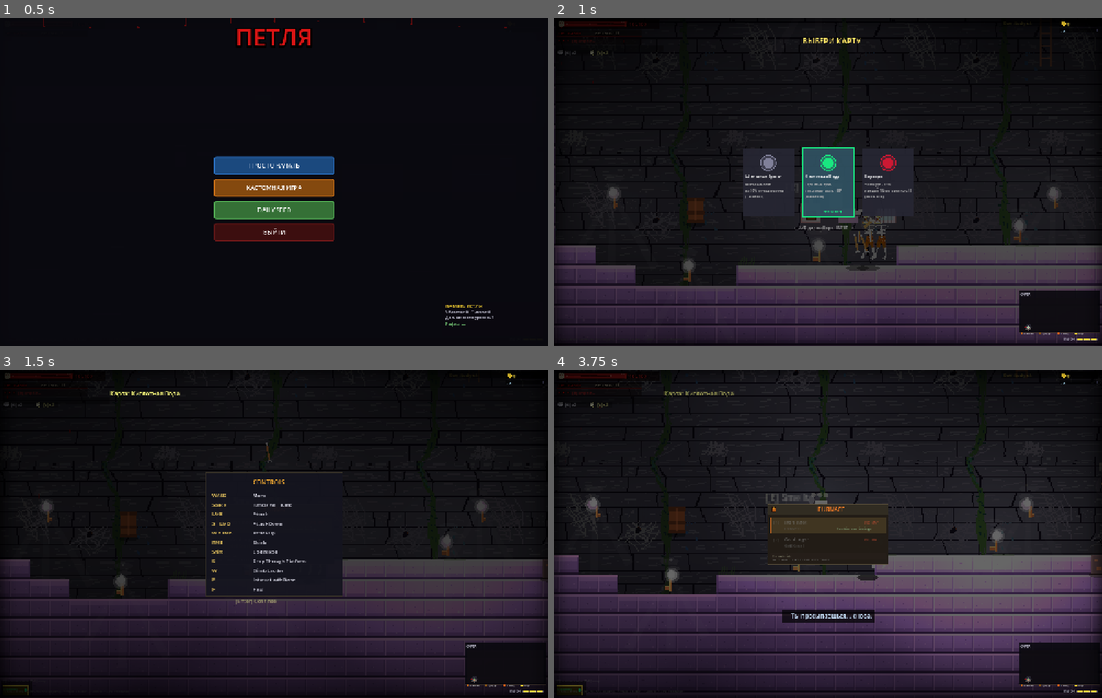
Above: before the commit, frames 1-4 (two rows, left to right).
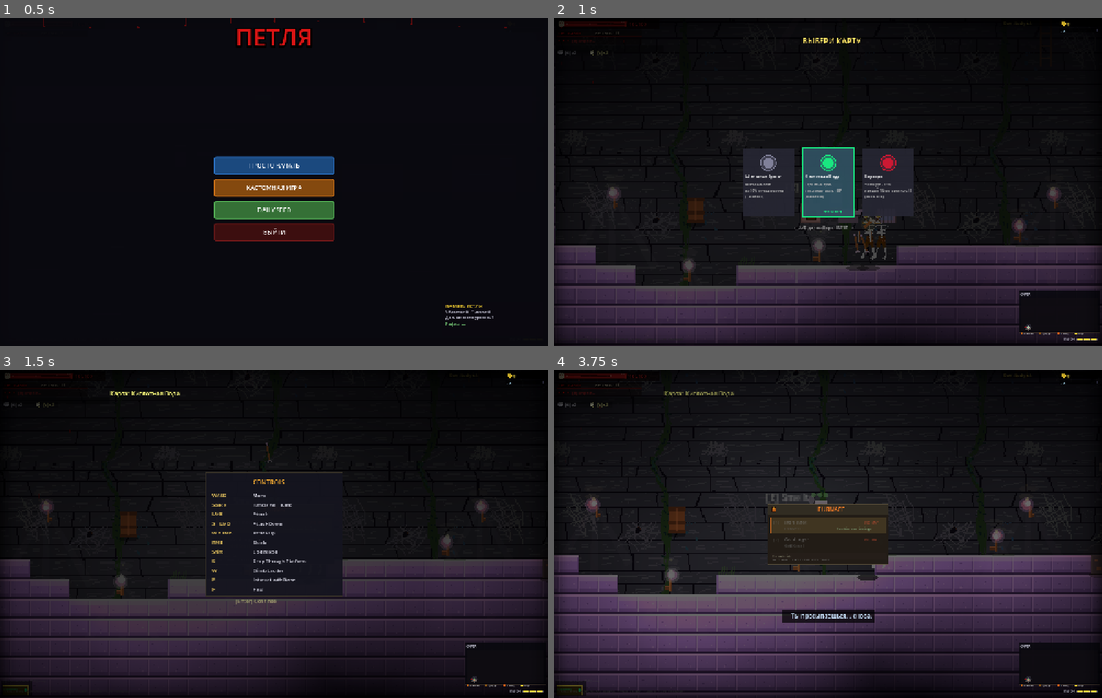
Above: after the commit, the same moments.

Repository: volcraft44/petlya-game
Game: Godot game, scene res://scenes/main.tscn
Two runs of this game, one before a commit and one after it. Both use one fixed random seed, a clock stepped at 60 frames per second and the inputs below.
Inputs (mouse positions are in pixels of both pictures, inside the frame that each line leads up to):
- Up to frame 1 (0.5 s): no input
- Up to frame 2 (1 s): click "ПРОСТО НАЧАТЬ" at 0.5 s
- Up to frame 3 (1.5 s): tap Enter (ui_accept) at 1.25 s; move the mouse to (394, 517) at 1.27 s; hold D (move_right) from 1.28 s (still down); tap E (interact) at 1.35 s; click (394, 517) at 1.42 s
- Up to frame 4 (3.75 s): tap Space (jump) at 1.52, 1.82 s; release D (move_right) at 2 s; drag from (718, 550) to (866, 563) at 2.02 s; move the mouse to (882, 461) at 2.77 s; hold A (move_left) 2.78-3.5 s; tap 1 at 2.85 s; drag from (800, 599) to (828, 524) at 3.52 s

Frame 1 is identical in both runs. In frame 2, 8.1% of the frame differs, in the area x 24-99%, y 55-100%; in frame 3, 1.4%; in frame 4, 19%, in the area x 2-100%, y 37-100%.

Commit message:
Major performance pass: slash 2D light overdraw + throttle redraws
The biggest FPS killer was 2D light fill-rate (each PointLight2D re-renders
every pixel in its radius with additive blend):
- Player: 4 lights -> 1 (mobile) / 2 (PC). Removed the huge outer bloom
  (texture_scale 4.5) and aura entirely.
- Torches: 2 lights -> 1 each. Removed the big bloom (scale 4.2); main light
  smaller on mobile. Flicker (which dirties the light) now updates at ~20Hz
  instead of every frame.
- Player sprite redraw throttled to 30Hz (heavy ~150-call _draw); movement
  stays smooth via transform; key events still redraw immediately.

Combined with the earlier removal of the per-frame fullscreen horror overlay
and _find_room caching, this targets smooth play on phones and old laptops.

Co-Authored-By: Claude Opus 4.8 <noreply@anthropic.com>

Diff:
--- a/scripts/main.gd
+++ b/scripts/main.gd
@@ -380,49 +380,33 @@
 	remote.remote_path = camera.get_path()
 	player.add_child(remote)
 
-	# === Светильник игрока: 4-слойный bloom-сэндвич ===
-	# 1) Outer bloom — огромное мягкое свечение далеко вокруг
-	var bloom_outer = PointLight2D.new()
-	bloom_outer.color = Color(0.75, 0.50, 0.85)
-	bloom_outer.energy = 0.55
-	bloom_outer.texture = _create_light_texture()
-	bloom_outer.texture_scale = 4.5
-	bloom_outer.position = Vector2(0, -10)
-	bloom_outer.shadow_enabled = false
-	bloom_outer.blend_mode = Light2D.BLEND_MODE_ADD
-	player.add_child(bloom_outer)
-
-	# 2) Inner bloom — пинково-кремовый halo
-	var bloom_inner = PointLight2D.new()
-	bloom_inner.color = Color(1.0, 0.78, 0.85)
-	bloom_inner.energy = 0.85
-	bloom_inner.texture = _create_light_texture()
-	bloom_inner.texture_scale = 2.6
-	bloom_inner.position = Vector2(0, -10)
-	bloom_inner.shadow_enabled = false
-	bloom_inner.blend_mode = Light2D.BLEND_MODE_ADD
-	player.add_child(bloom_inner)
-
-	# 3) Рабочий свет — освещает мир в ближнем радиусе
+	# === Светильник игрока (оптимизировано) ===
+	# Огромный outer-bloom (scale 4.5) и аура убраны — в 2D каждый свет
+	# перерисовывает все пиксели в радиусе, а гигантский свет = просадки на
+	# слабых GPU/телефонах. Оставляем рабочий свет; halo — только на ПК.
+	var low_end := OS.has_feature("mobile")
+
 	var player_light = PointLight2D.new()
-	player_light.color = Color(1.0, 0.92, 0.95)
-	player_light.energy = 1.10
+	player_light.color = Color(1.0, 0.90, 0.92)
+	player_light.energy = 1.15
 	player_light.texture = _create_light_texture()
-	player_light.texture_scale = 1.5
+	player_light.texture_scale = 2.0
 	player_light.position = Vector2(0, -10)
 	player_light.shadow_enabled = false
 	player_light.blend_mode = Light2D.BLEND_MODE_ADD
 	player.add_child(player_light)
 
-	# 4) Ядро-аура (фиолетовая, обрисовывает силуэт)
-	var aura = PointLight2D.new()
-	aura.color = Color(0.65, 0.55, 0.95)
-	aura.energy = 0.60
-	aura.texture = _create_light_texture()
-	aura.texture_scale = 0.55
-	aura.position = Vector2(0, -10)
-	aura.shadow_enabled = false
-	player.add_child(aura)
+	if not low_end:
+		# Мягкое halo только на ПК — один доп. свет среднего радиуса
+		var bloom_inner = PointLight2D.new()
+		bloom_inner.color = Color(0.95, 0.72, 0.85)
+		bloom_inner.energy = 0.70
+		bloom_inner.texture = _create_light_texture()
+		bloom_inner.texture_scale = 3.0
+		bloom_inner.position = Vector2(0, -10)
+		bloom_inner.shadow_enabled = false
+		bloom_inner.blend_mode = Light2D.BLEND_MODE_ADD
+		player.add_child(bloom_inner)
 
 	hud.update_health(player.health, player.max_health)
 
--- a/scripts/player.gd
+++ b/scripts/player.gd
@@ -720,7 +720,12 @@
 
 	# Ledge grab — just hang, wait for player input (handled in _physics_process)
 
-	queue_redraw()
+	# Перерисовка спрайта через кадр (30 Гц) — для пиксель-арта незаметно,
+	# а _draw игрока тяжёлый (~150 вызовов). Позиция двигается трансформом
+	# каждый физ-кадр, так что движение остаётся плавным.
+	# Ключевые события (урон, атака, рывок) делают queue_redraw() сами.
+	if Engine.get_process_frames() % 2 == 0:
+		queue_redraw()
 
 var _cached_room: Node2D = null
 
--- a/scripts/torch.gd
+++ b/scripts/torch.gd
@@ -7,23 +7,19 @@
 var on_wall_right: bool = false  # which side of wall
 var color: Color = Color(0.95, 0.75, 0.85)  # пастельный pinker — dream-pop
 
+var _low_end: bool = false
+
 func _ready():
-	# Bloom-ореол (большой, мягкий)
-	var bloom = PointLight2D.new()
-	bloom.color = color
-	bloom.energy = 0.35
-	bloom.texture = _create_light_texture()
-	bloom.texture_scale = 4.2
-	bloom.shadow_enabled = false
-	bloom.blend_mode = Light2D.BLEND_MODE_ADD
-	add_child(bloom)
+	_low_end = OS.has_feature("mobile")
 
-	# Основной свет
+	# Большой bloom-ореол (scale 4.2) убран — при множестве факелов это были
+	# десятки перекрывающихся больших источников = просадки. Оставляем один
+	# основной свет на факел (на ПК чуть больше радиус, на телефоне меньше).
 	light = PointLight2D.new()
 	light.color = color
 	light.energy = base_energy
 	light.texture = _create_light_texture()
-	light.texture_scale = 2.5
+	light.texture_scale = 2.2 if _low_end else 2.8
 	light.shadow_enabled = false
 	add_child(light)
 
@@ -64,15 +60,18 @@
 						break
 		_fear = target_fear
 
-	var flicker = sin(flicker_timer * 8 + flicker_offset) * 0.15 + sin(flicker_timer * 13 + flicker_offset * 2) * 0.1
-	# Когда рядом монстр — факел нервно мигает и тускнеет
-	if _fear > 0.01:
-		var panic = sin(flicker_timer * 30.0) * 0.25 * _fear
-		light.energy = base_energy * (1.0 - _fear * 0.45) + flicker + panic
-		light.texture_scale = (2.5 + flicker * 0.3) * (1.0 - _fear * 0.2)
-	else:
-		light.energy = base_energy + flicker
-		light.texture_scale = 2.5 + flicker * 0.3
+	# Обновляем свет не каждый кадр — смена texture_scale заставляет свет
+	# перерисовываться, а мерцание глазом не отличить на 20 Гц.
+	var base_scale := 2.2 if _low_end else 2.8
+	if Engine.get_process_frames() % 3 == 0:
+		var flicker = sin(flicker_timer * 8 + flicker_offset) * 0.15 + sin(flicker_timer * 13 + flicker_offset * 2) * 0.1
+		if _fear > 0.01:
+			var panic = sin(flicker_timer * 30.0) * 0.25 * _fear
+			light.energy = base_energy * (1.0 - _fear * 0.45) + flicker + panic
+			light.texture_scale = (base_scale + flicker * 0.3) * (1.0 - _fear * 0.2)
+		else:
+			light.energy = base_energy + flicker
+			light.texture_scale = base_scale + flicker * 0.3
 
 	# Redraw — каждый 4-й кадр (god rays/марево медленные, разница не видна)
 	if Engine.get_process_frames() % 4 == 0:
